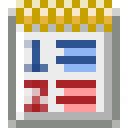
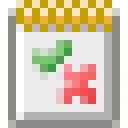
Two versions of the same layered image (128 × 128). Layer-by-layer changes:
added group "YesNo" with 2 layers above "Rank" over [32, 40, 96, 104]
added layer "Laag 2 kopie" in group "YesNo" over [32, 40, 96, 104]
added layer "Laag 2" in group "YesNo" over [32, 40, 96, 104]
renamed "Groep 1" to "Rank", hid the group it (2 layers) over [24, 40, 96, 112]
